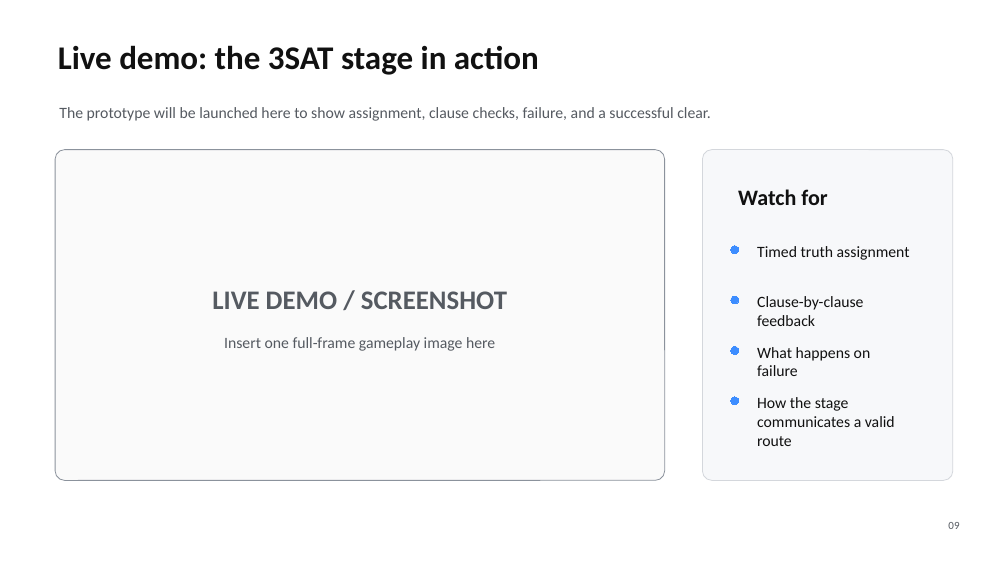
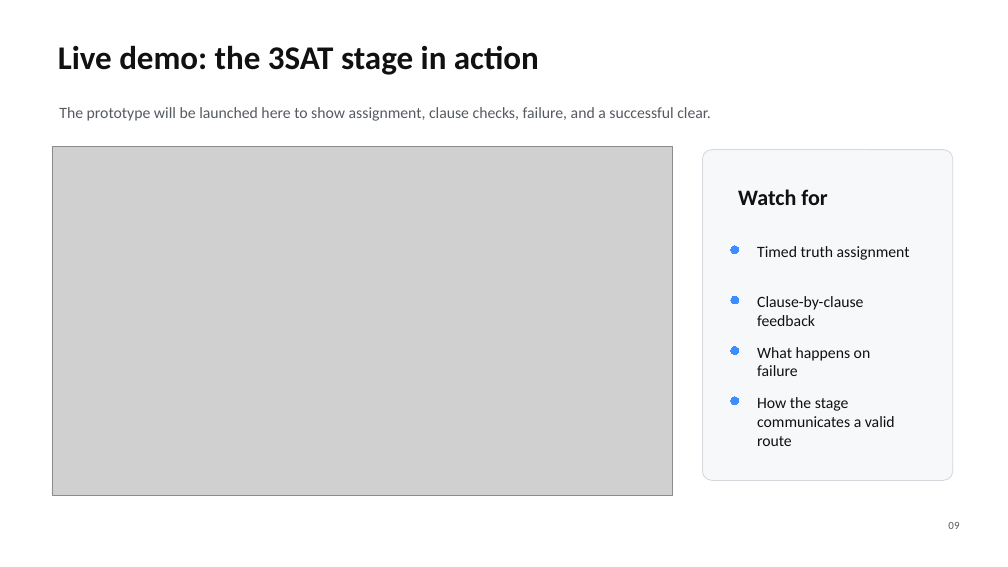
Before and after one commit to RyotaIzumi/I-wanna-Siv3D, a slide deck: slide 9 of OpenSiv3D_0.6.161/outputs/bullet_hell_generation_research_20min_with_bilingual_notes.pptx. Drawn at 1008x567 pixels with LibreOffice and Linux fonts; fonts in the diff are those of the drawing; grey boxes stand for pictures. Boxes give left, top, right and bottom in pixels: in the first picture for what was removed or moved away, otherwise in the second. Text is boxed around its words. In the diff, an @@ line names an element or a change of style, - is before the commit and + after.

```diff
--- a/OpenSiv3D_0.6.161/outputs/bullet_hell_generation_research_20min_with_bilingual_notes.pptx
+++ b/OpenSiv3D_0.6.161/outputs/bullet_hell_generation_research_20min_with_bilingual_notes.pptx
@@ picture added at box(52, 147, 673, 496) @@
@@ rounded rectangle removed at box(55, 150, 665, 481) @@
@@ text removed at box(212, 291, 507, 309) @@
-LIVE DEMO / SCREENSHOT
@@ text removed at box(224, 337, 495, 351) @@
-Insert one full-frame gameplay image here
```
Also in this commit, not shown: 4 other slides changed, 6 other files.
